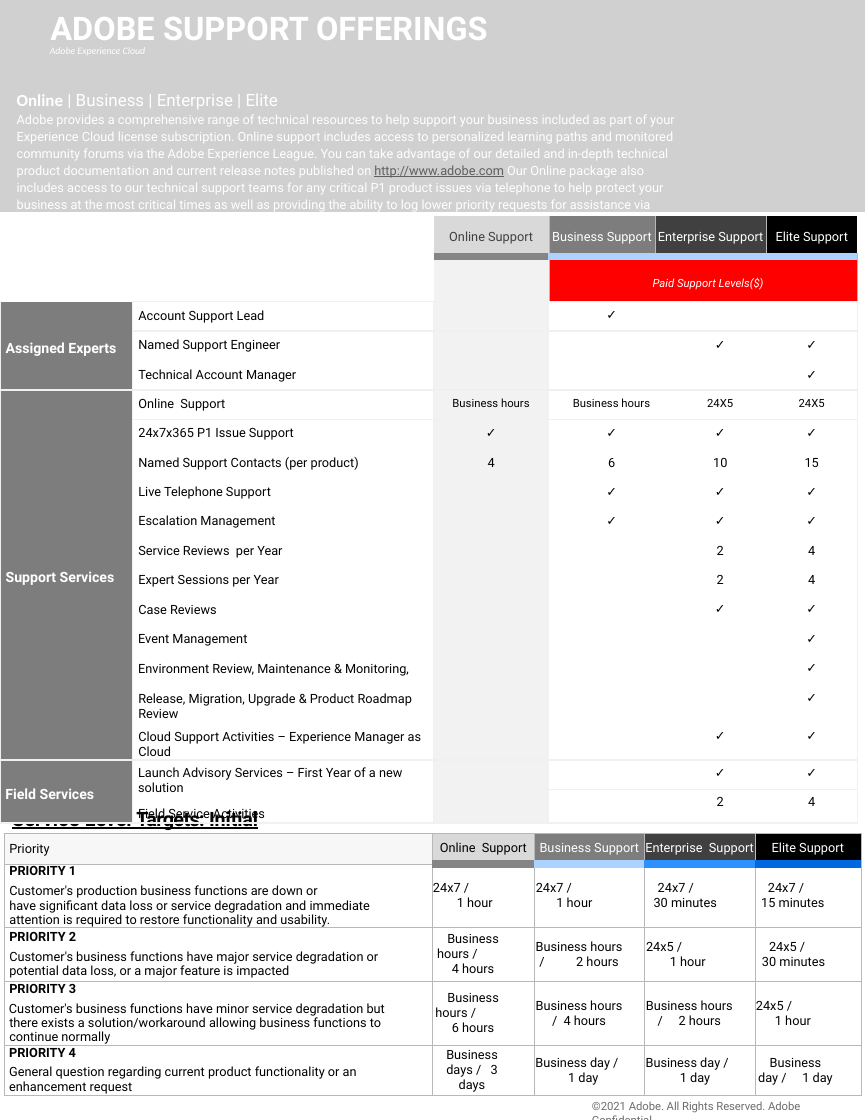
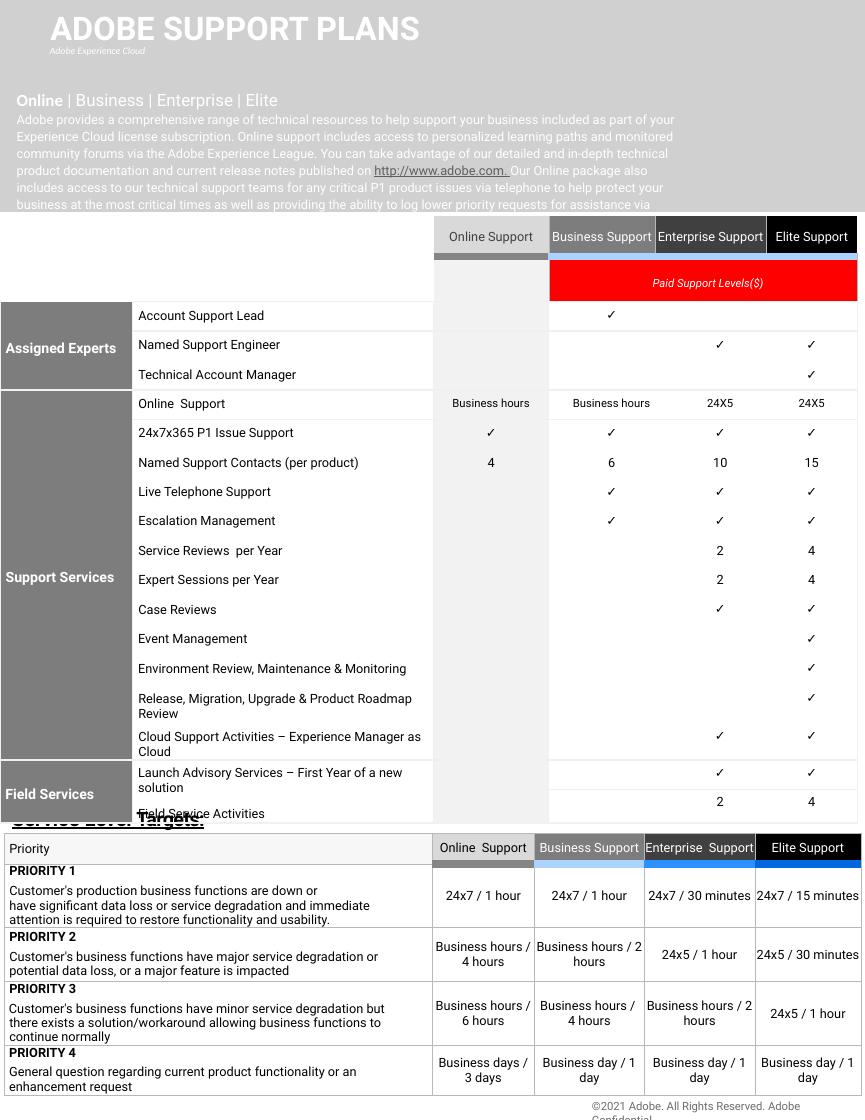
Before and after one commit to isabella232/support-resources.en, a slide deck: slide 1 of help/data-sheets/assets/OnlineSupportDatasheet.pptx. Drawn at 865x1120 pixels with LibreOffice and Linux fonts; fonts in the diff are those of the drawing; grey boxes stand for pictures; background and template pictures are left out. Boxes give left, top, right and bottom in pixels: in the first picture for what was removed or moved away, otherwise in the second. Text is boxed around its words. In the diff, an @@ line names an element or a change of style, - is before the commit and + after.

```diff
--- a/help/data-sheets/assets/OnlineSupportDatasheet.pptx
+++ b/help/data-sheets/assets/OnlineSupportDatasheet.pptx
@@ title at [50, 17, 420, 40]: text changed @@
-ADOBE SUPPORT OFFERINGS
+ADOBE SUPPORT PLANS
@@ text at [17, 94, 675, 213]: text changed @@
-Online | Business | Enterprise | Elite
-Adobe provides a comprehensive range of technical resources to help support your business included as part of your Experience Cloud license subscription. Online support includes access to personalized learning paths and monitored community forums via the Adobe Experience League. You can take advantage of our detailed and in-depth technical product documentation and current release notes published on http://www.adobe.com Our Online package also includes access to our technical support teams for any critical P1 product issues via telephone to help protect your business at the most critical times as well as providing the ability to log lower priority requests for assistance via support web portal.
+Online | Business | Enterprise | Elite
+Adobe provides a comprehensive range of technical resources to help support your business included as part of your Experience Cloud license subscription. Online support includes access to personalized learning paths and monitored community forums via the Adobe Experience League. You can take advantage of our detailed and in-depth technical product documentation and current release notes published on http://www.adobe.com. Our Online package also includes access to our technical support teams for any critical P1 product issues via telephone to help protect your business at the most critical times as well as providing the ability to log lower priority requests for assistance via support web portal.
@@ table at [0, 216, 857, 827] @@
-row 15, column 2: Environment Review, Maintenance & Monitoring,
+row 15, column 2: Environment Review, Maintenance & Monitoring
@@ text "Service Level Targets: Initial Response" rewrapped from [12, 807, 258, 855] to [12, 808, 204, 855] @@
@@ table at [4, 832, 861, 1098] @@
@@ less space between paragraphs @@
@@ indent changed @@
```
Also in this commit, not shown: 2 other slides changed, 7 other files.
